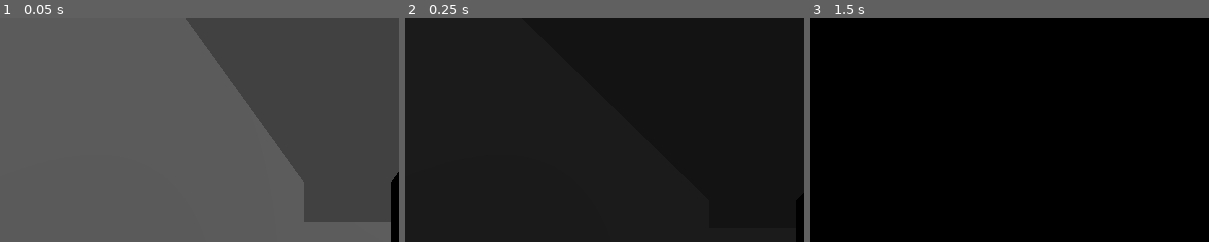
Above: before the commit, frames 1-3 (left to right).
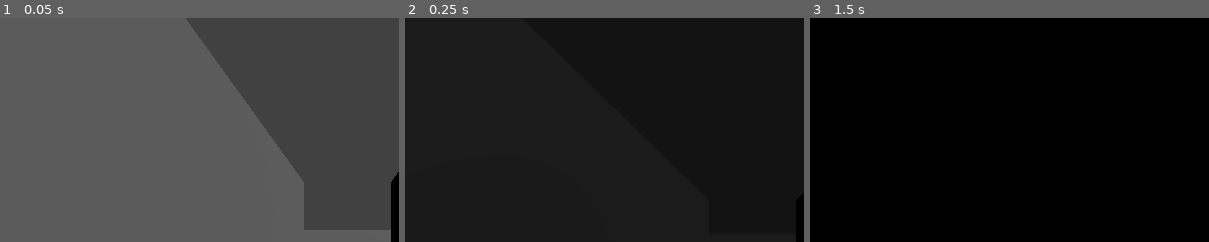
Above: after the commit, the same moments.

Repository: braanciii/progetto_museo
Game: Godot game, scene res://Scenes/node_3d.tscn
The game is run twice, just before and just after one commit, with the same random seed, the same clock (stepped at 60 frames per second) and the same inputs.
Inputs (mouse positions are % of the whole screen's width and height, from its top left):
- Up to frame 1 (0.05 s): no input
- Up to frame 2 (0.25 s): no input
- Up to frame 3 (1.5 s): tap Enter (ui_accept) at 0.5, 0.77, 1.07, 1.25 s; move the mouse to (72, 45) at 0.52 s; hold Right (ui_right) 0.53-1.25 s; click (72, 45) at 0.67 s; drag from (30, 55) to (45, 70) at 1.27 s
The pictures show only the part of the screen within x 7-56%, y 0-50%; the shares and areas given below are measured in that part.

The runs differ from the first frame. In frame 1, 0.8% of the frame differs, in the area x 76-98%, y 91-95%; in frame 2, less than 0.1%; in frame 3, nothing differs.

Commit message:
Lauria Vincenzo: ampliamento stanza

Diff:
--- a/progetto-museo/Scenes/node_3d.tscn
+++ b/progetto-museo/Scenes/node_3d.tscn
@@ -83,8 +83,17 @@
 [node name="CollisionShape3D" type="CollisionShape3D" parent="Room/Floor/StaticBody3D"]
 shape = SubResource("BoxShape3D_wosnj")
 
+[node name="Floor" type="MeshInstance3D" parent="Room/Floor"]
+transform = Transform3D(1, 0, 0, 0, 1, 0, 0, 0, 1, 0, -1.5258789e-05, -19.993868)
+mesh = SubResource("BoxMesh_vkdvt")
+
+[node name="StaticBody3D" type="StaticBody3D" parent="Room/Floor/Floor"]
+
+[node name="CollisionShape3D" type="CollisionShape3D" parent="Room/Floor/Floor/StaticBody3D"]
+shape = SubResource("BoxShape3D_wosnj")
+
 [node name="Wall_north" type="MeshInstance3D" parent="Room"]
-transform = Transform3D(1, 0, 0, 0, 1, 0, 0, 0, 1, 0, 2, -10)
+transform = Transform3D(1, 0, 0, 0, 1, 0, 0, 0, 1, 0, 2, -29.894156)
 mesh = SubResource("BoxMesh_7q7q3")
 
 [node name="StaticBody3D" type="StaticBody3D" parent="Room/Wall_north"]
@@ -119,6 +128,15 @@
 [node name="CollisionShape3D" type="CollisionShape3D" parent="Room/Wall_west/StaticBody3D"]
 shape = SubResource("BoxShape3D_rvjhm")
 
+[node name="Wall_west" type="MeshInstance3D" parent="Room/Wall_west"]
+transform = Transform3D(1, 0, 0, 0, 1, 0, 0, 0, 1, 0, 0, -19.998173)
+mesh = SubResource("BoxMesh_bi5fs")
+
+[node name="StaticBody3D" type="StaticBody3D" parent="Room/Wall_west/Wall_west"]
+
+[node name="CollisionShape3D" type="CollisionShape3D" parent="Room/Wall_west/Wall_west/StaticBody3D"]
+shape = SubResource("BoxShape3D_rvjhm")
+
 [node name="Wall_east" type="MeshInstance3D" parent="Room"]
 transform = Transform3D(1, 0, 0, 0, 1, 0, 0, 0, 1, 10, 2, 0)
 mesh = SubResource("BoxMesh_okq71")
@@ -129,6 +147,9 @@
 [node name="CollisionShape3D" type="CollisionShape3D" parent="Room/Wall_east/StaticBody3D"]
 shape = SubResource("BoxShape3D_cb6ip")
 
+[node name="CollisionShape3D" type="CollisionShape3D" parent="Room/Wall_east/StaticBody3D/CollisionShape3D"]
+shape = SubResource("BoxShape3D_cb6ip")
+
 [node name="Corridor" type="Node3D" parent="Room"]
 
 [node name="Corridor_Floor" type="MeshInstance3D" parent="Room/Corridor"]
@@ -166,6 +187,19 @@
 
 [node name="CollisionShape3D" type="CollisionShape3D" parent="Room/Corridor/Corridor_EndWall/StaticBody3D"]
 shape = SubResource("BoxShape3D_58eop")
+
+[node name="Wall_east2" type="MeshInstance3D" parent="Room"]
+transform = Transform3D(1, 0, 0, 0, 1, 0, 0, 0, 1, 10, 2, -20)
+mesh = SubResource("BoxMesh_okq71")
+
+[node name="StaticBody3D" type="StaticBody3D" parent="Room/Wall_east2"]
+physics_material_override = SubResource("PhysicsMaterial_t3l2h")
+
+[node name="CollisionShape3D" type="CollisionShape3D" parent="Room/Wall_east2/StaticBody3D"]
+shape = SubResource("BoxShape3D_cb6ip")
+
+[node name="CollisionShape3D" type="CollisionShape3D" parent="Room/Wall_east2/StaticBody3D/CollisionShape3D"]
+shape = SubResource("BoxShape3D_cb6ip")
 
 [node name="Lights" type="Node3D" parent="."]
 
Not shown, added: progetto-museo/Arredamento/MuroCava/Meshy_AI_wallCave_0204184935_texture.glb.import
Binary file added: progetto-museo/Arredamento/MuroCava/Meshy_AI_wallCave_0204184935_texture_0.jpg
Not shown, added: progetto-museo/Arredamento/MuroCava/Meshy_AI_wallCave_0204184935_texture_0.jpg.import
Not shown, added: progetto-museo/Arredamento/arrow/Meshy_AI_arrow_0204152625_texture.glb.import
Binary file added: progetto-museo/Arredamento/arrow/Meshy_AI_arrow_0204152625_texture_0.jpg
Not shown, added: progetto-museo/Arredamento/arrow/Meshy_AI_arrow_0204152625_texture_0.jpg.import
Not shown, added: progetto-museo/Arredamento/entrata decorativa/Meshy_AI_ENTRATA_ELEGANTE_0204165325_texture.glb.import
Binary file added: progetto-museo/Arredamento/entrata decorativa/Meshy_AI_ENTRATA_ELEGANTE_0204165325_texture_0.jpg
Not shown, added: progetto-museo/Arredamento/entrata decorativa/Meshy_AI_ENTRATA_ELEGANTE_0204165325_texture_0.jpg.import
